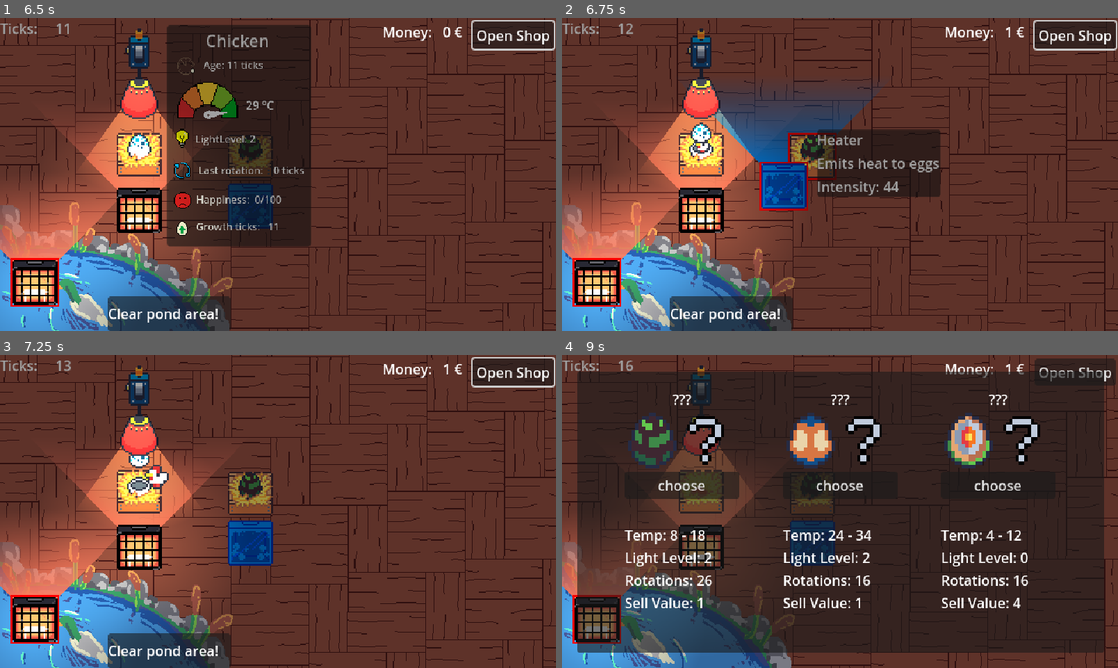
Above: before the commit, frames 1-4 (two rows, left to right).
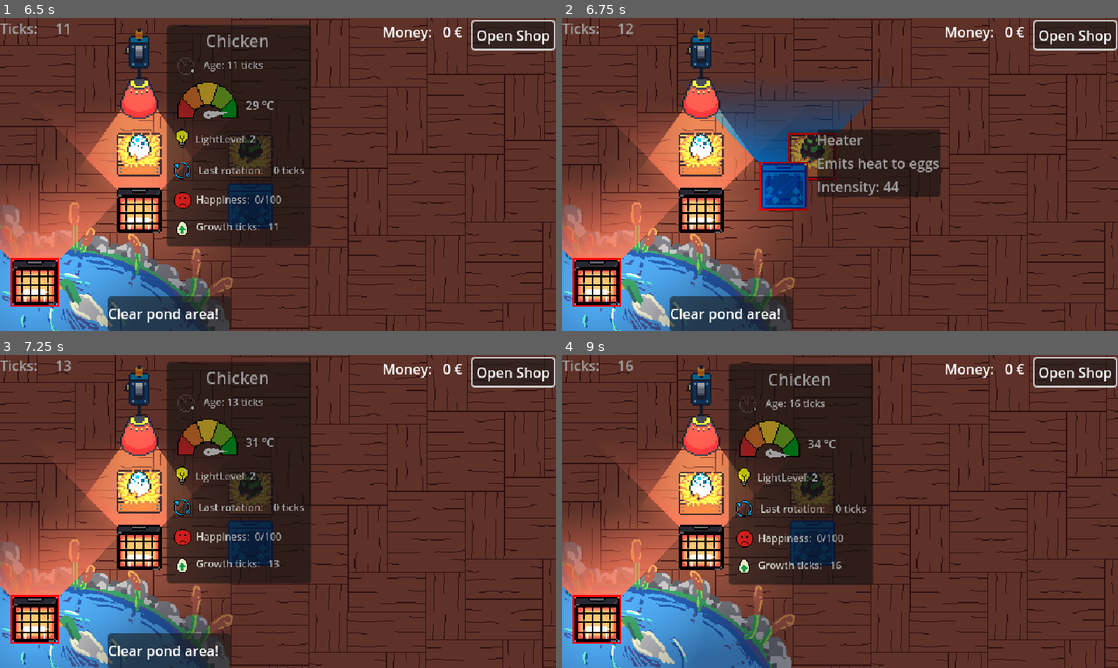
Above: after the commit, the same moments.

Repository: Chris-GW/eggs_incubation_station
Game: Godot game, scene res://main.tscn
Two runs of this game, one before a commit and one after it. Both use one fixed random seed, a clock stepped at 60 frames per second and the inputs below. Sound files missing from this copy of the repository are replaced by a short silence.
Inputs (mouse positions are in pixels of both pictures, inside the frame that each line leads up to):
- Up to frame 1 (6.5 s): click "Open Shop" at 0.5 s; click (200, 140) at 1.25 s; click "Open Shop" at 2 s; click "Open Shop" at 2.75 s; tap Enter at 3.5 s; drag from (139, 155) to (27, 290) at 3.52 s; drag from (250, 155) to (27, 290) at 4.27 s; move the mouse to (139, 212) at 5.02 s; click (139, 212) at 5.17 s; drag from (139, 74) to (139, 155) at 5.77 s
- Up to frame 2 (6.75 s): drag from (812, 205) to (701, 146) at 6.52 s
- Up to frame 3 (7.25 s): no input
- Up to frame 4 (9 s): drag from (595, 617) to (812, 486) at 7.27 s; move the mouse to (867, 511) at 8.02 s; click (867, 511) at 8.17 s; click (701, 492) at 8.77 s

Frame 1 is identical in both runs. In frame 2, 0.3% of the frame differs, in the area x 23-81%, y 2-44%; in frame 3, 18%; in frame 4, 67%, in the area x 2-100%, y 0-96%.

Commit message:
lower happiness threshold to 0, because that mechanic is broken

Diff:
--- a/scripts/egg_creatures/creature_bison.tres
+++ b/scripts/egg_creatures/creature_bison.tres
@@ -126,7 +126,7 @@
 preferred_rotation_interval = 16
 heat_rate = 1.0
 happiness_rate = 2.0
-happiness_threshold = 50.0
+happiness_threshold = 0.0
 growth_duration = 90
 sell_value = 2
 metadata/_custom_type_script = "uid://mtgmwpb24w7d"
--- a/scripts/egg_creatures/creature_blue_bird.tres
+++ b/scripts/egg_creatures/creature_blue_bird.tres
@@ -126,7 +126,7 @@
 preferred_rotation_interval = 16
 heat_rate = 1.0
 happiness_rate = 1.0
-happiness_threshold = 80.0
+happiness_threshold = 0.0
 growth_duration = 64
 sell_value = 3
 metadata/_custom_type_script = "uid://mtgmwpb24w7d"
--- a/scripts/egg_creatures/creature_bunny.tres
+++ b/scripts/egg_creatures/creature_bunny.tres
@@ -126,7 +126,7 @@
 preferred_rotation_interval = 16
 heat_rate = 1.0
 happiness_rate = 1.0
-happiness_threshold = 72.0
+happiness_threshold = 0.0
 growth_duration = 100
 sell_value = 3
 metadata/_custom_type_script = "uid://mtgmwpb24w7d"
--- a/scripts/egg_creatures/creature_cat.tres
+++ b/scripts/egg_creatures/creature_cat.tres
@@ -126,7 +126,7 @@
 preferred_rotation_interval = 16
 heat_rate = 2.0
 happiness_rate = 3.0
-happiness_threshold = 50.0
+happiness_threshold = 0.0
 growth_duration = 90
 sell_value = 2
 metadata/_custom_type_script = "uid://mtgmwpb24w7d"
--- a/scripts/egg_creatures/creature_chicken.tres
+++ b/scripts/egg_creatures/creature_chicken.tres
@@ -127,5 +127,6 @@
 heat_rate = 1.0
 happiness_rate = 3.0
 happiness_threshold = 0.0
-growth_duration = 12
+growth_duration = 24
+sell_value = 1
 metadata/_custom_type_script = "uid://mtgmwpb24w7d"
--- a/scripts/egg_creatures/creature_fish.tres
+++ b/scripts/egg_creatures/creature_fish.tres
@@ -126,6 +126,7 @@
 preferred_rotation_interval = 10
 heat_rate = 1.0
 happiness_rate = 2.0
-happiness_threshold = 60.0
+happiness_threshold = 0.0
 growth_duration = 110
+sell_value = 1
 metadata/_custom_type_script = "uid://mtgmwpb24w7d"
--- a/scripts/egg_creatures/creature_lion.tres
+++ b/scripts/egg_creatures/creature_lion.tres
@@ -126,7 +126,7 @@
 preferred_rotation_interval = 16
 heat_rate = 1.0
 happiness_rate = 1.0
-happiness_threshold = 72.0
+happiness_threshold = 0.0
 growth_duration = 100
 sell_value = 2
 metadata/_custom_type_script = "uid://mtgmwpb24w7d"
--- a/scripts/egg_creatures/creature_monky.tres
+++ b/scripts/egg_creatures/creature_monky.tres
@@ -126,7 +126,7 @@
 preferred_rotation_interval = 16
 heat_rate = 1.0
 happiness_rate = 1.0
-happiness_threshold = 35.0
+happiness_threshold = 0.0
 growth_duration = 110
 sell_value = 1
 metadata/_custom_type_script = "uid://mtgmwpb24w7d"
--- a/scripts/egg_creatures/creature_pig.tres
+++ b/scripts/egg_creatures/creature_pig.tres
@@ -126,7 +126,7 @@
 preferred_rotation_interval = 16
 heat_rate = 1.0
 happiness_rate = 1.0
-happiness_threshold = 30.0
+happiness_threshold = 0.0
 growth_duration = 80
 sell_value = 1
 metadata/_custom_type_script = "uid://mtgmwpb24w7d"
--- a/scripts/egg_creatures/creature_snake.tres
+++ b/scripts/egg_creatures/creature_snake.tres
@@ -126,7 +126,7 @@
 preferred_rotation_interval = 16
 heat_rate = 0.5
 happiness_rate = 0.5
-happiness_threshold = 90.0
+happiness_threshold = 0.0
 growth_duration = 110
 sell_value = 4
 metadata/_custom_type_script = "uid://mtgmwpb24w7d"
--- a/scripts/egg_creatures/creature_turtle.tres
+++ b/scripts/egg_creatures/creature_turtle.tres
@@ -126,7 +126,7 @@
 preferred_rotation_interval = 16
 heat_rate = 1.0
 happiness_rate = 1.0
-happiness_threshold = 60.0
+happiness_threshold = 0.0
 growth_duration = 64
 sell_value = 2
 metadata/_custom_type_script = "uid://mtgmwpb24w7d"
